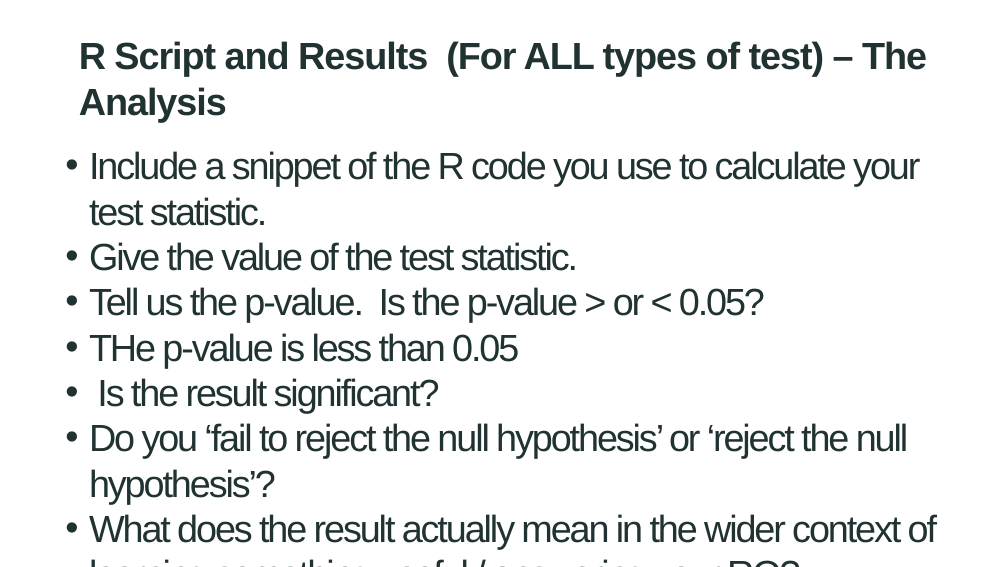
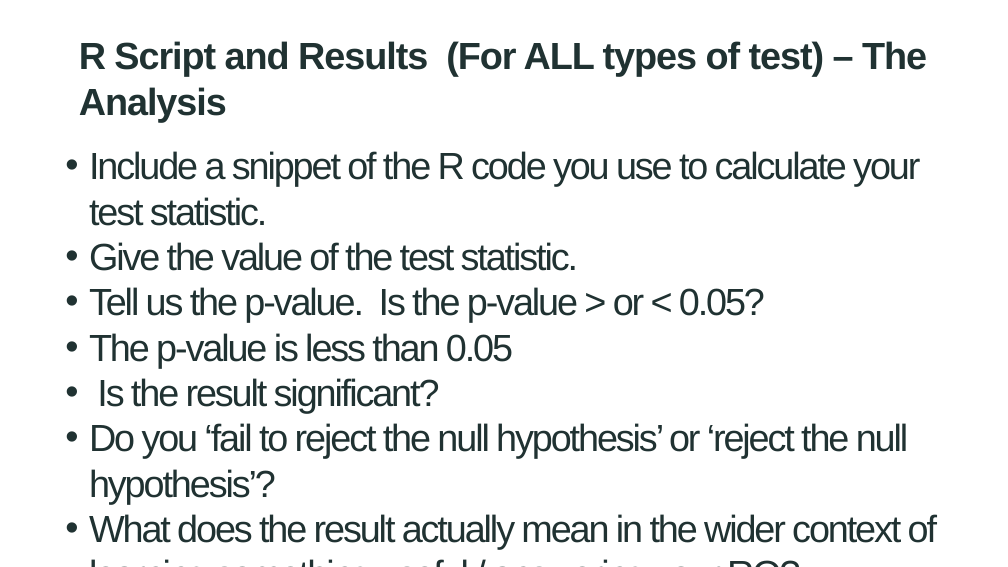
Before and after one commit to Killmonger501/GroupA5-LoanData-, a slide deck: slide 10 of vis_and_analysis_student_demo_template.pptx. Drawn at 1008x567 pixels with LibreOffice and Linux fonts; fonts in the diff are those of the drawing. Boxes give left, top, right and bottom in pixels: in the first picture for what was removed or moved away, otherwise in the second. Text is boxed around its words. In the diff, an @@ line names an element or a change of style, - is before the commit and + after.

```diff
--- a/vis_and_analysis_student_demo_template.pptx
+++ b/vis_and_analysis_student_demo_template.pptx
@@ text at [89,333,513,368]: text changed @@
-• THe p-value is less than 0.05
+• The p-value is less than 0.05
```
Also in this commit, not shown: 2 other slides changed, 1 slide added, 1 other file.
